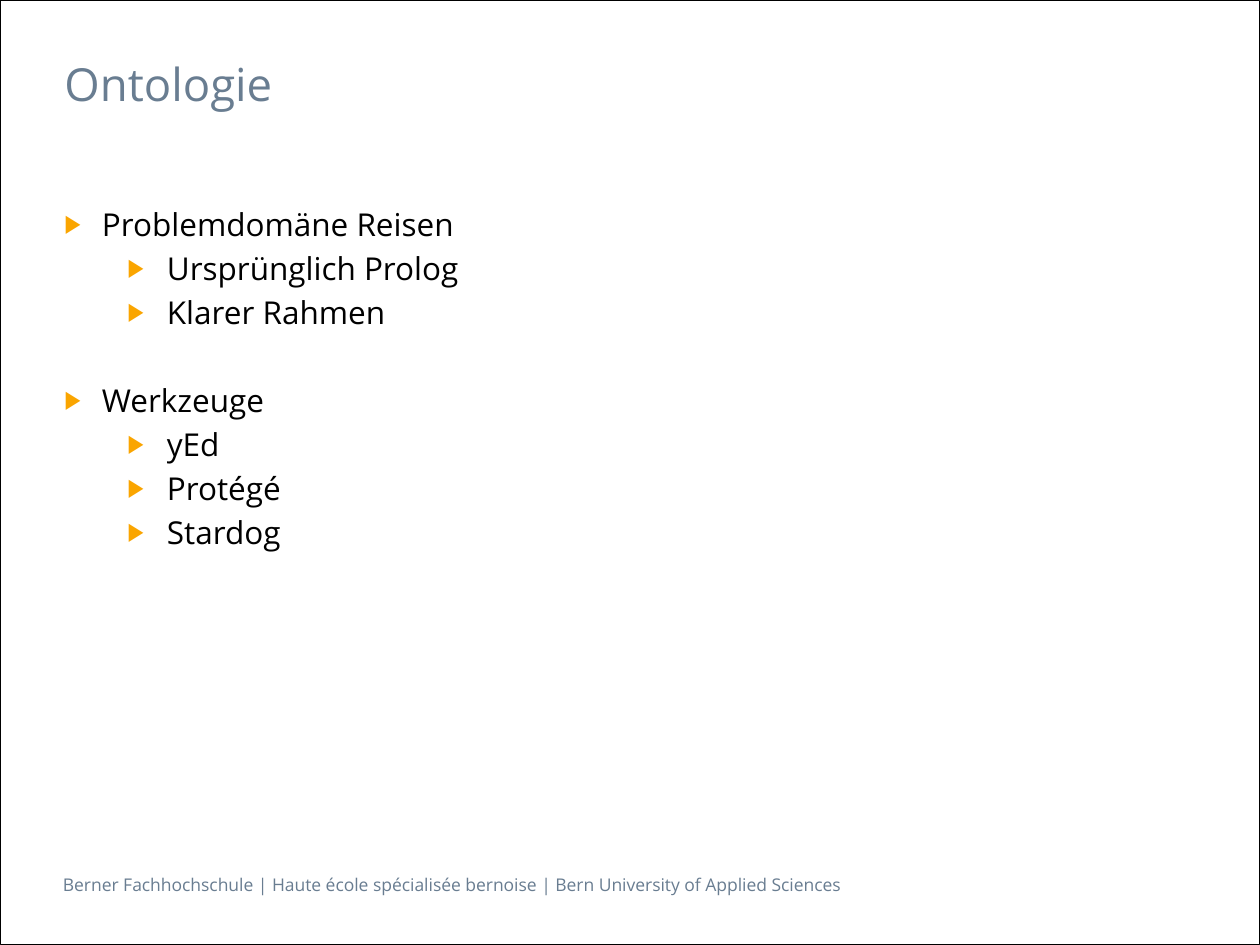
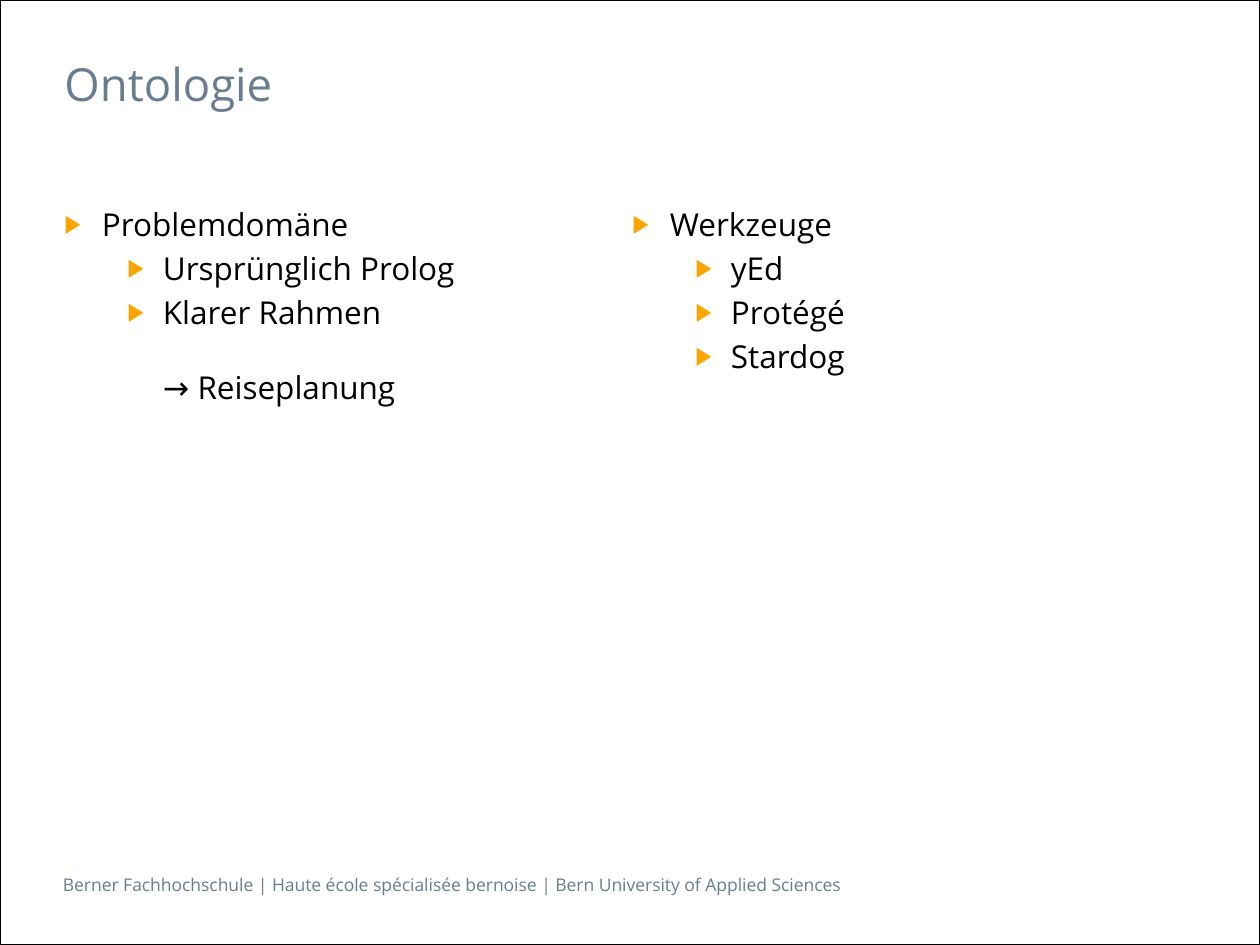
Before and after one commit to gunzm1/ElephantSearch, a slide deck: slide 9 of Doc/Semantische Datenbanken_bfh.pptx. Drawn at 1260x945 pixels with LibreOffice and Linux fonts; fonts in the diff are those of the drawing. Boxes give left, top, right and bottom in pixels: in the first picture for what was removed or moved away, otherwise in the second. Text is boxed around its words. In the diff, an @@ line names an element or a change of style, - is before the commit and + after.

```diff
--- a/Doc/Semantische Datenbanken_bfh.pptx
+++ b/Doc/Semantische Datenbanken_bfh.pptx
@@ text at box(102, 212, 348, 237): text changed @@
-▶ Problemdomäne Reisen
+▶ Problemdomäne
@@ text added at box(670, 212, 845, 376), 18 pt, text #000000 @@
+▶ Werkzeuge
+  ▶ yEd
+  ▶ Protégé
+  ▶ Stardog
@@ text at box(163, 256, 454, 288): indent changed @@
@@ text at box(163, 300, 396, 407): text changed @@
-  ▶ Klarer Rahmen
-▶ Werkzeuge
-  ▶ yEd
-  ▶ Protégé
-  ▶ Stardog
+  ▶ Klarer Rahmen
+    → Reiseplanung
```
Also in this commit, not shown: 5 other slides changed, 1 slide added, 1 other file.
